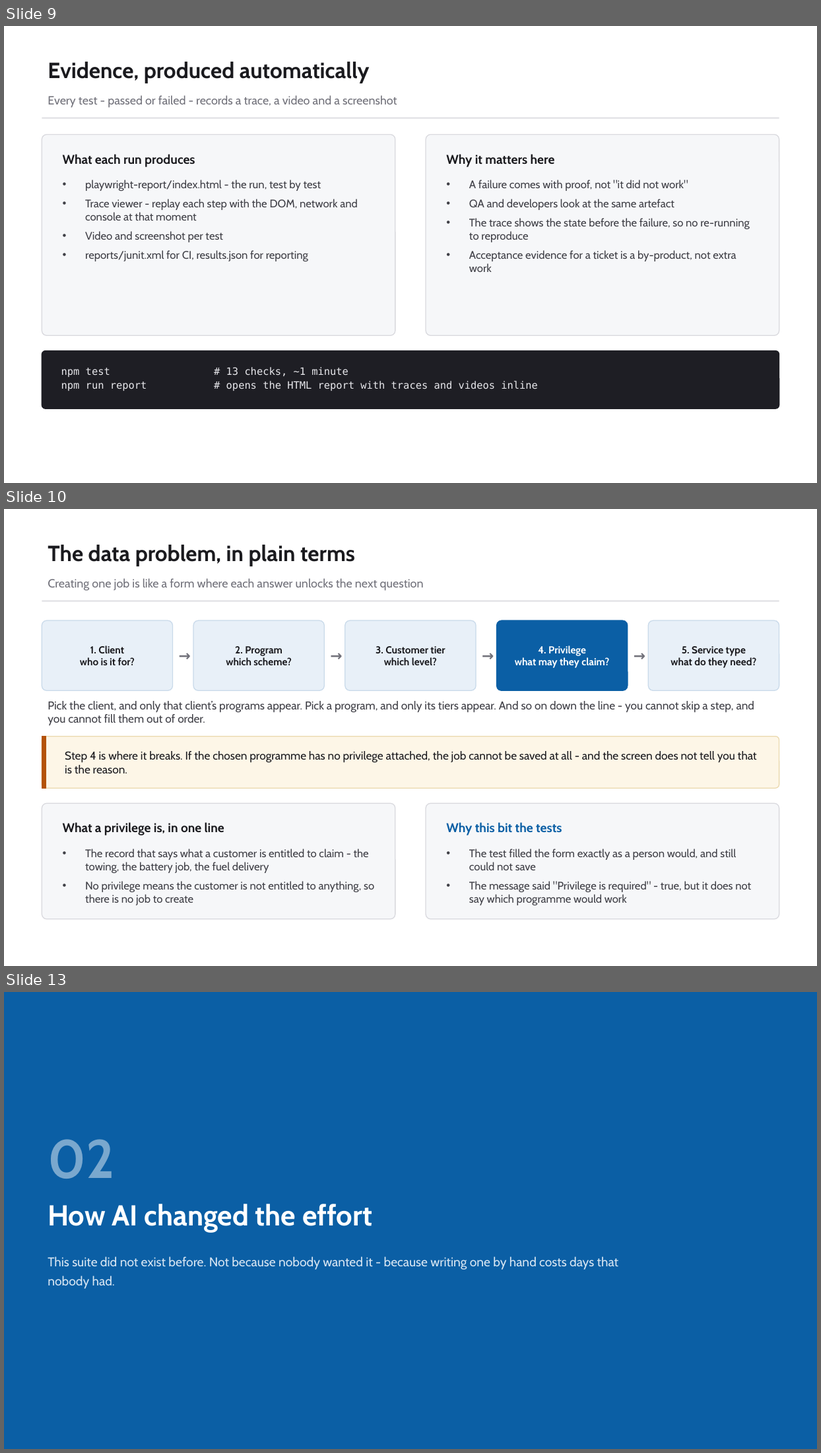
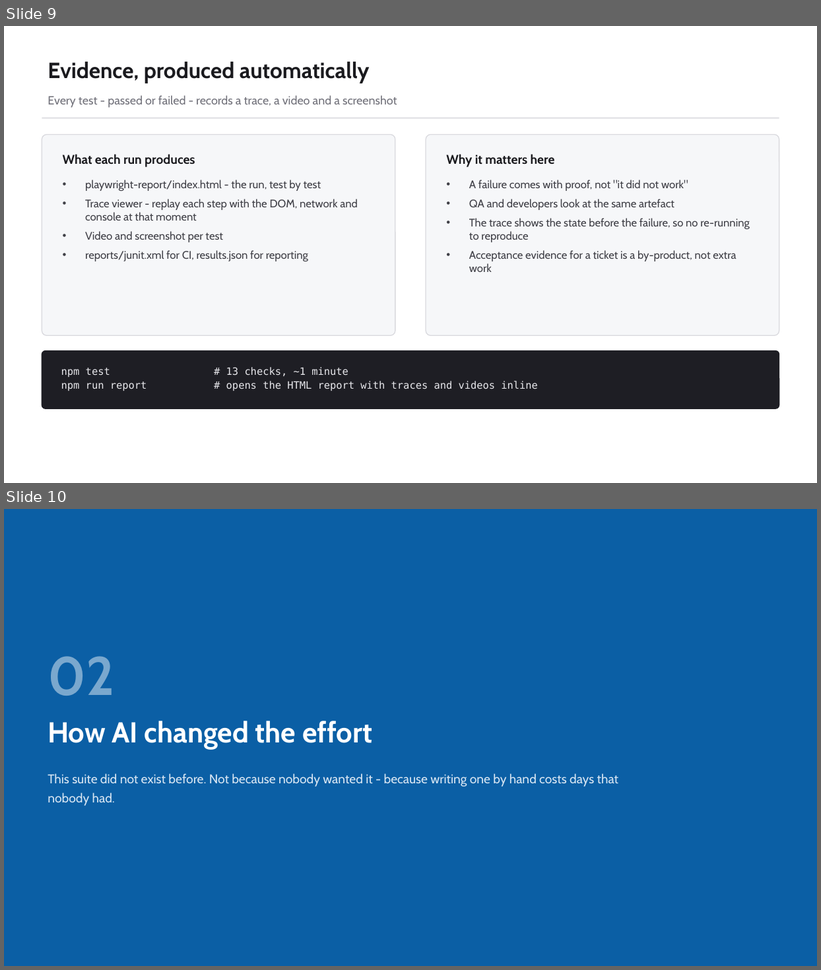
Before and after one commit to bulubuloa/AS.APAC.AI.Workshop, a slide deck: presentations/Web_Test_Automation_Playwright.pptx. Shown one above the other, each under a label of ours: slides 9, 10 and 13 before the commit, slides 9 and 10 after it; the slides between them are not shown. The pictures are 821x1453 and 821x970 pixels, drawn with LibreOffice and Linux fonts; fonts in the diff are those of the drawing. Boxes give left, top, right and bottom in pixels: in the first picture for what was removed or moved away, otherwise in the second. Text is boxed around its words. In the diff, an @@ line names an element or a change of style, - is before the commit and + after.

Commit message:
Playwright deck: drop the three UAT data slides, keep the demo focus

```diff
--- a/presentations/Web_Test_Automation_Playwright.pptx
+++ b/presentations/Web_Test_Automation_Playwright.pptx
@@ slide 10 removed at (x1=4, y1=509, x2=817, y2=966), background #FFFFFF @@
@@ text removed at (x1=48, y1=545, x2=355, y2=566) @@
-The data problem, in plain terms
@@ text removed at (x1=48, y1=578, x2=424, y2=591) @@
-Creating one job is like a form where each answer unlocks the next question
@@ rectangle removed at (x1=42, y1=601, x2=780, y2=601) @@
@@ rounded rectangle removed at (x1=42, y1=621, x2=173, y2=691) @@
@@ text removed at (x1=173, y1=621, x2=193, y2=691) @@
-→
@@ rounded rectangle removed at (x1=193, y1=621, x2=325, y2=691) @@
@@ text removed at (x1=324, y1=621, x2=345, y2=691) @@
-→
@@ rounded rectangle removed at (x1=345, y1=621, x2=476, y2=691) @@
@@ text removed at (x1=476, y1=621, x2=497, y2=691) @@
-→
@@ rounded rectangle removed at (x1=497, y1=621, x2=628, y2=691) @@
@@ text removed at (x1=628, y1=621, x2=649, y2=691) @@
-→
@@ rounded rectangle removed at (x1=649, y1=621, x2=780, y2=691) @@
@@ text removed at (x1=80, y1=646, x2=135, y2=665) @@
-1. Client
-who is it for?
@@ text removed at (x1=226, y1=646, x2=291, y2=665) @@
-2. Program
-which scheme?
@@ text removed at (x1=376, y1=646, x2=445, y2=665) @@
-3. Customer tier
-which level?
@@ text removed at (x1=515, y1=646, x2=609, y2=668) @@
-4. Privilege
-what may they claim?
@@ text removed at (x1=671, y1=646, x2=756, y2=668) @@
-5. Service type
-what do they need?
@@ text removed at (x1=48, y1=701, x2=755, y2=725) @@
-Pick the client, and only that client’s programs appear. Pick a program, and only its tiers appear. And so on down the line - you cannot skip a step, and you cannot fill them out of order.
@@ rounded rectangle removed at (x1=42, y1=737, x2=780, y2=788) @@
@@ rectangle removed at (x1=42, y1=737, x2=46, y2=788) @@
@@ text removed at (x1=65, y1=751, x2=757, y2=774) @@
-Step 4 is where it breaks. If the chosen programme has no privilege attached, the job cannot be saved at all - and the screen does not tell you that is the reason.
@@ rounded rectangle removed at (x1=42, y1=803, x2=395, y2=920) @@
@@ rounded rectangle removed at (x1=426, y1=803, x2=780, y2=920) @@
@@ text removed at (x1=63, y1=823, x2=224, y2=836) @@
-What a privilege is, in one line
@@ text removed at (x1=446, y1=823, x2=562, y2=836) @@
-Why this bit the tests
@@ text removed at (x1=85, y1=849, x2=374, y2=906) @@
-• The record that says what a customer is entitled to claim - the towing, the battery job, the fuel delivery
-• No privilege means the customer is not entitled to anything, so there is no job to create
@@ text removed at (x1=469, y1=849, x2=751, y2=906) @@
-• The test filled the form exactly as a person would, and still could not save
-• The message said "Privilege is required" - true, but it does not say which programme would work
@@ what was slide 13 is now slide 10 @@
```
Also in this commit, not shown: 2 other slides removed, 1 other file.
